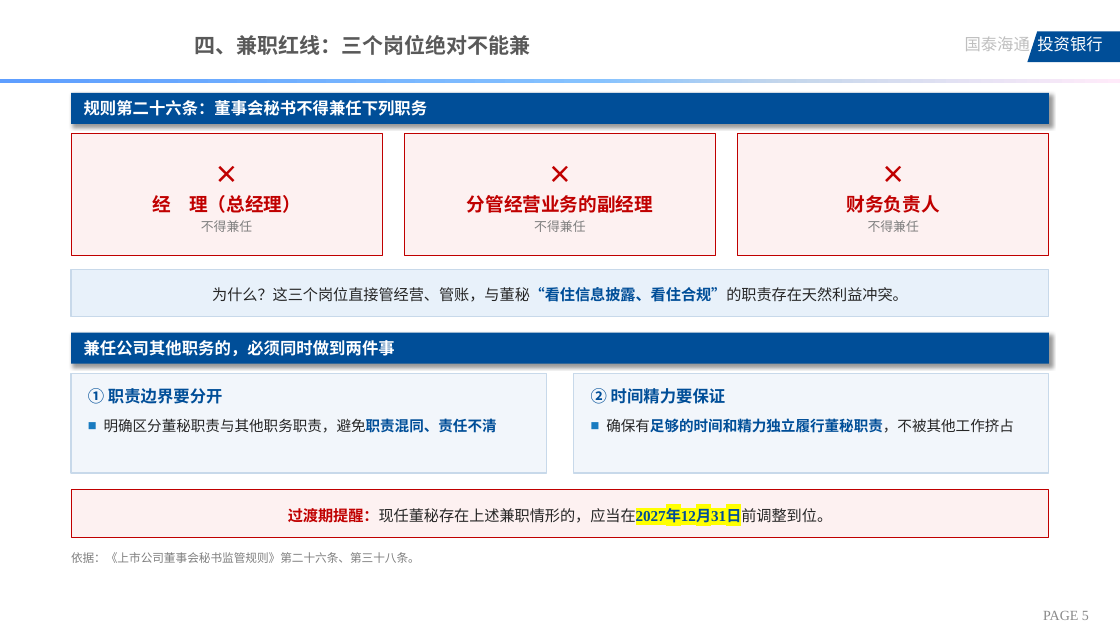
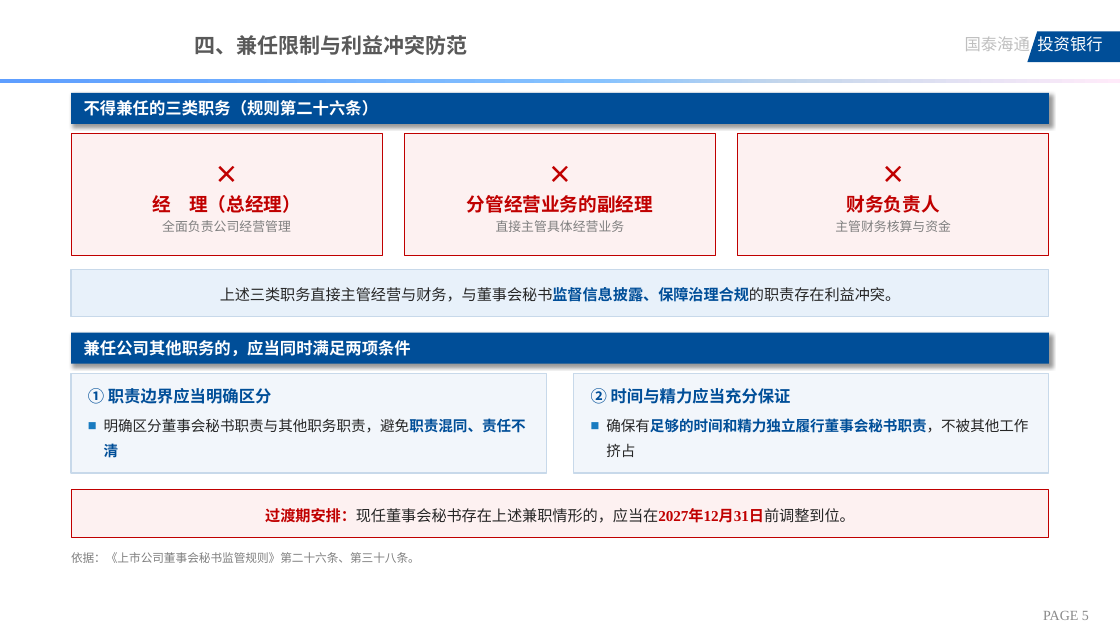
Before and after one commit to xid013-ux/JXD, a slide deck: slide 5 of output/上市公司董事会秘书选聘指引.pptx. Drawn at 1120x630 pixels with LibreOffice and Linux fonts; fonts in the diff are those of the drawing; background and template pictures are left out. Boxes give left, top, right and bottom in pixels: in the first picture for what was removed or moved away, otherwise in the second. Text is boxed around its words. In the diff, an @@ line names an element or a change of style, - is before the commit and + after.

```diff
--- a/output/上市公司董事会秘书选聘指引.pptx
+++ b/output/上市公司董事会秘书选聘指引.pptx
@@ text at (194, 35, 467, 55): text changed @@
-四、兼职红线：三个岗位绝对不能兼
+四、兼任限制与利益冲突防范
@@ text in rectangle at (84, 100, 379, 116): text changed @@
-规则第二十六条：董事会秘书不得兼任下列职务
+不得兼任的三类职务（规则第二十六条）
@@ text in rectangle at (162, 220, 291, 232): text changed @@
-不得兼任
+全面负责公司经营管理
@@ text in rectangle at (496, 220, 625, 232): text changed @@
-不得兼任
+直接主管具体经营业务
@@ text in rectangle at (835, 220, 951, 232): text changed @@
-不得兼任
+主管财务核算与资金
@@ text in rectangle at (220, 287, 900, 302): text changed @@
-为什么？这三个岗位直接管经营、管账，与董秘“看住信息披露、看住合规”的职责存在天然利益冲突。
+上述三类职务直接主管经营与财务，与董事会秘书监督信息披露、保障治理合规的职责存在利益冲突。
@@ text in rectangle at (84, 340, 411, 356): text changed @@
-兼任公司其他职务的，必须同时做到两件事
+兼任公司其他职务的，应当同时满足两项条件
@@ text in rectangle at (88, 388, 526, 460): text changed @@
-① 职责边界要分开
-■ 明确区分董秘职责与其他职务职责，避免职责混同、责任不清
+① 职责边界应当明确区分
+■ 明确区分董事会秘书职责与其他职务职责，避免职责混同、责任不清
@@ text in rectangle at (591, 388, 1028, 457): text changed @@
-② 时间精力要保证
-■ 确保有足够的时间和精力独立履行董秘职责，不被其他工作挤占
+② 时间与精力应当充分保证
+■ 确保有足够的时间和精力独立履行董事会秘书职责，不被其他工作挤占
@@ text in rectangle at (265, 508, 855, 523): text changed @@
-过渡期提醒：现任董秘存在上述兼职情形的，应当在2027年12月31日前调整到位。
+过渡期安排：现任董事会秘书存在上述兼职情形的，应当在2027年12月31日前调整到位。
```
Also in this commit, not shown: 6 other slides changed.
